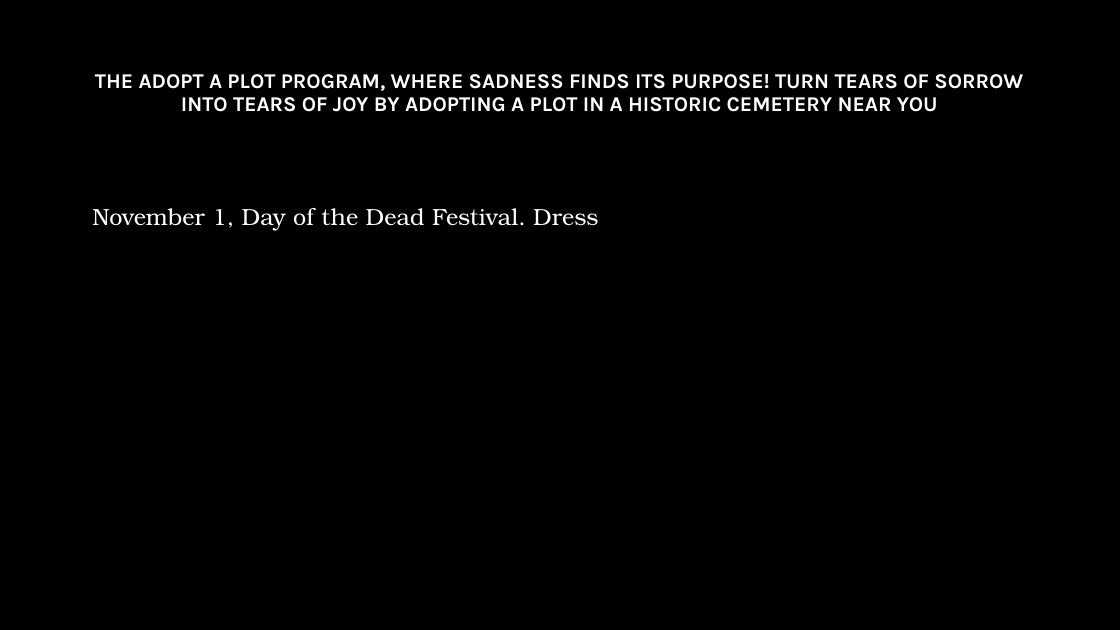
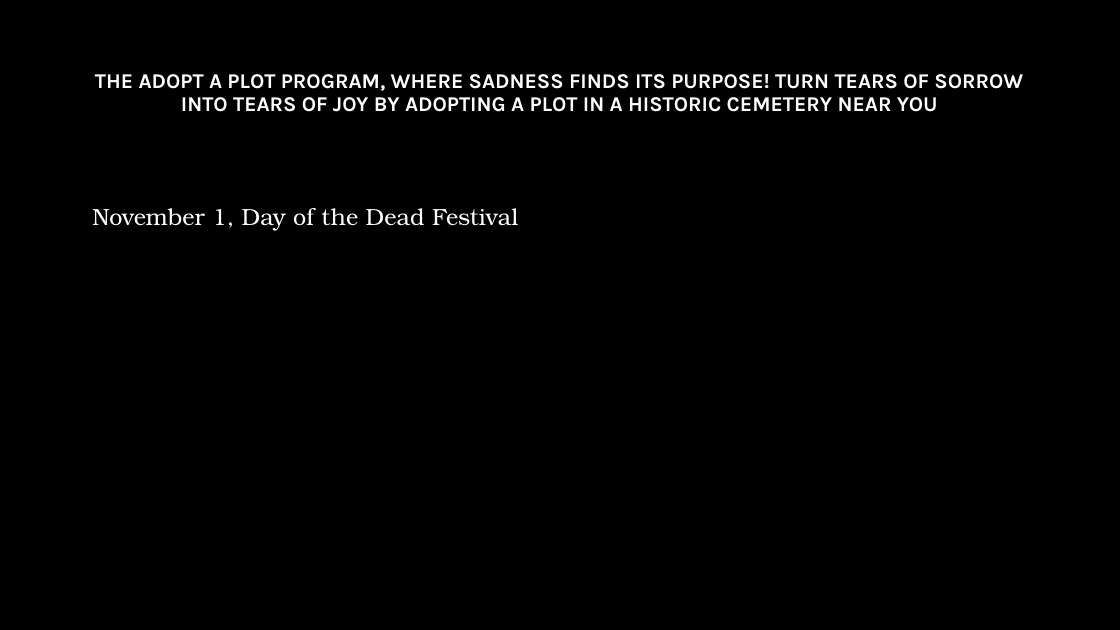
Before and after one commit to NSS-Data-Analytics-Cohort-9/city_cemetery-GodwinA78, a slide deck: slide 5 of Nashville Historic Cemeteries Adopt A Plot.pptx (slide 4 before the commit). Drawn at 1120x630 pixels with LibreOffice and Linux fonts; fonts in the diff are those of the drawing; background and template pictures are left out. Boxes give left, top, right and bottom in pixels: in the first picture for what was removed or moved away, otherwise in the second. Text is boxed around its words. In the diff, an @@ line names an element or a change of style, - is before the commit and + after.

```diff
--- a/Nashville Historic Cemeteries Adopt A Plot.pptx
+++ b/Nashville Historic Cemeteries Adopt A Plot.pptx
@@ text at bbox=[92, 208, 518, 231]: text changed @@
-November 1, Day of the Dead Festival. Dress
+November 1, Day of the Dead Festival
```
Also in this commit, not shown: 1 other slide changed, 2 slides added, 1 slide removed.
